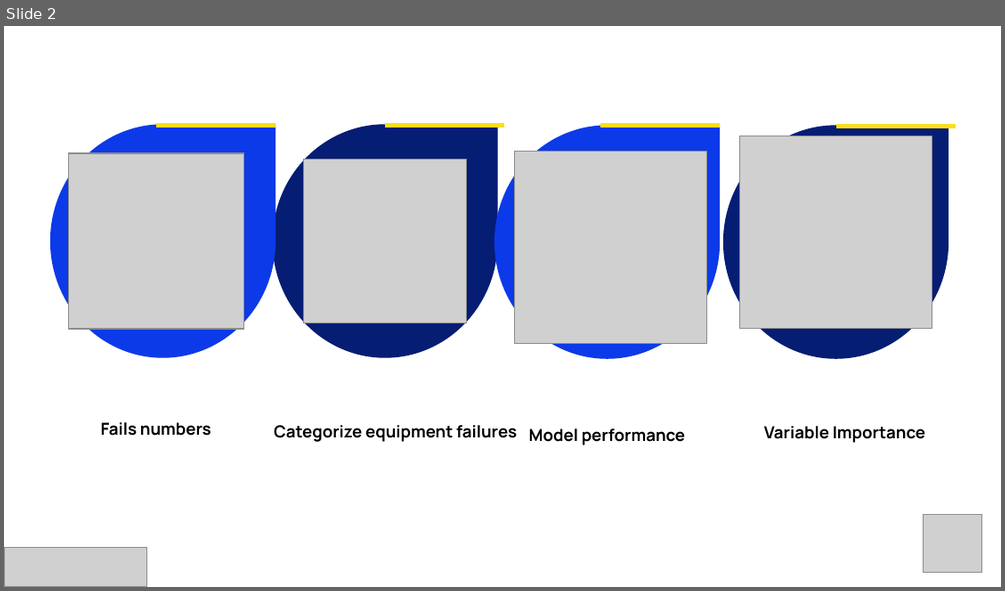
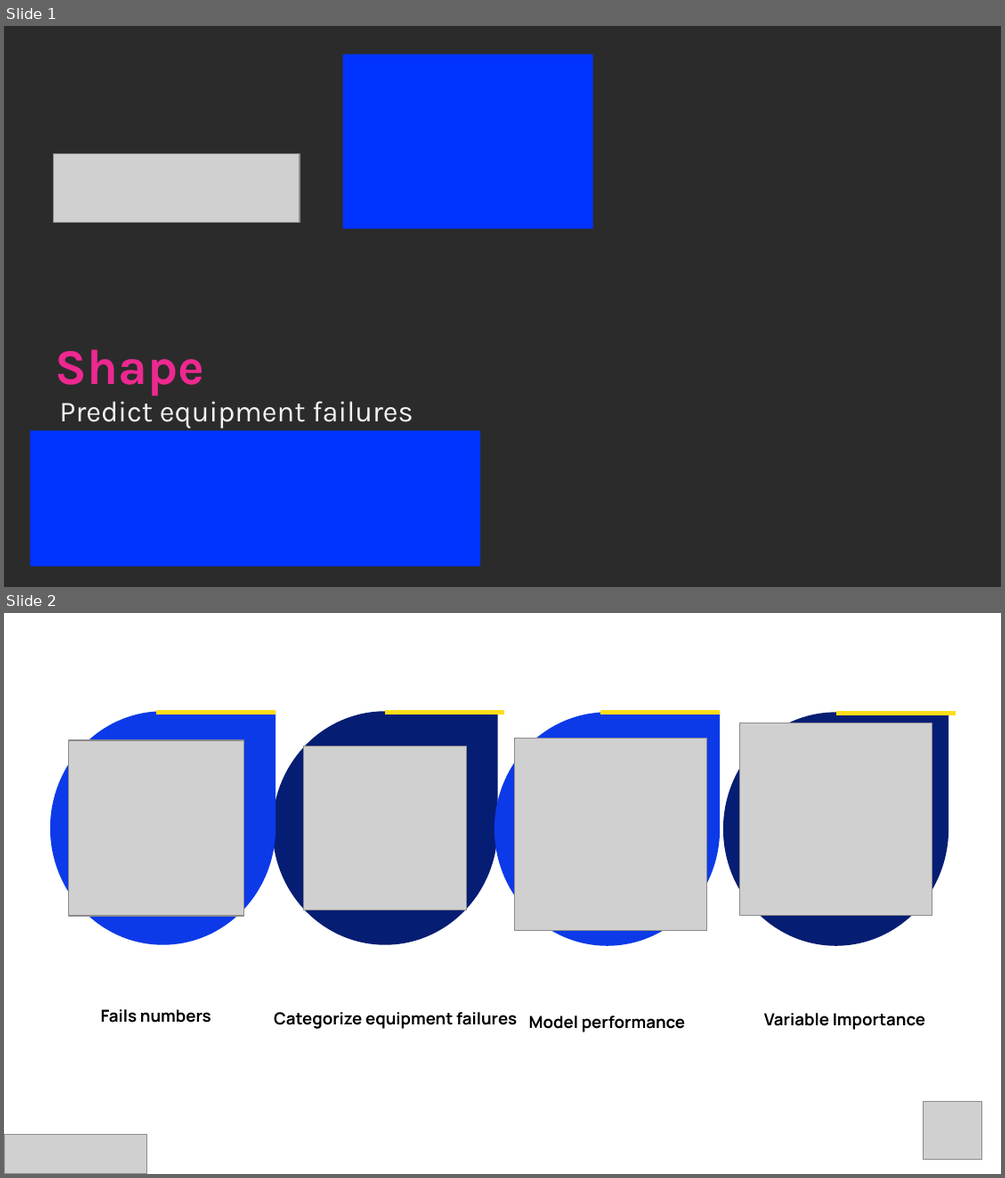
Before and after one commit to vitor-martinsb/equipament_data, a slide deck: Vitor Martins - Equipament fails.pptx. Shown one above the other, each under a label of ours: slide 2 before the commit, slides 1 and 2 after it. The pictures are 1005x591 and 1005x1178 pixels, drawn with LibreOffice and Linux fonts; fonts in the diff are those of the drawing; grey boxes stand for pictures; background and template pictures are left out; a plain dark background stands for a picture behind light text. Boxes give left, top, right and bottom in pixels: in the first picture for what was removed or moved away, otherwise in the second. Text is boxed around its words. In the diff, an @@ line names an element or a change of style, - is before the commit and + after.

```diff
--- a/Vitor Martins - Equipament fails.pptx
+++ b/Vitor Martins - Equipament fails.pptx
@@ slide 1 added at box(4, 26, 1001, 587), background picture (left out) @@
@@ rectangle added at box(343, 54, 593, 228), fill #0033FF @@
@@ picture added at box(54, 153, 300, 223) @@
@@ text added at box(56, 349, 204, 396), 36 pt, text #ED2891, bold @@
+Shape
@@ text added at box(59, 395, 413, 428), 21 pt, text #F2F2F2 @@
+Predict equipment failures
@@ rectangle added at box(30, 431, 480, 566), fill #0033FF @@
```
Also in this commit, not shown: 7 slides changed, 3 other slides added, 1 slide removed, 1 other file.
